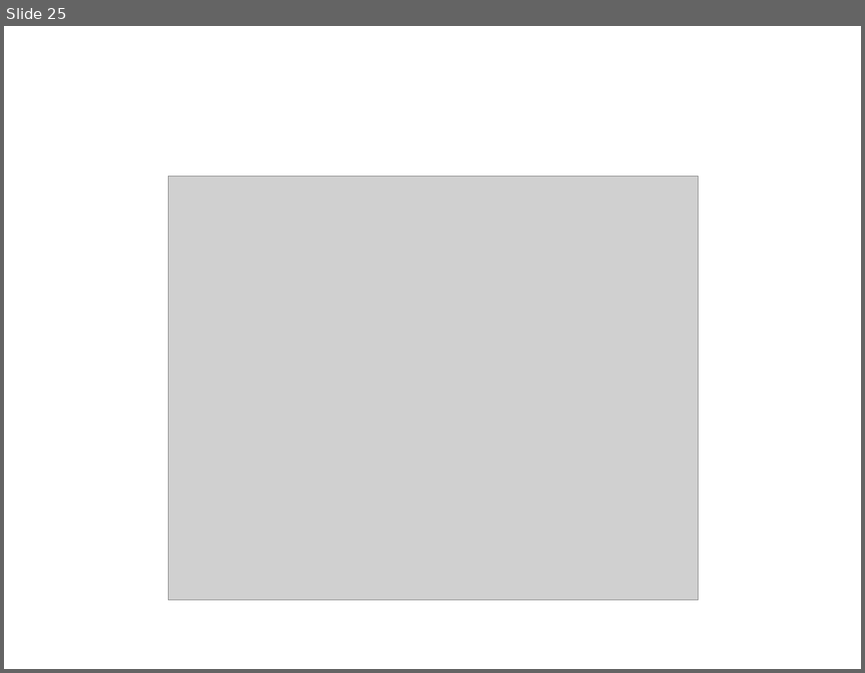
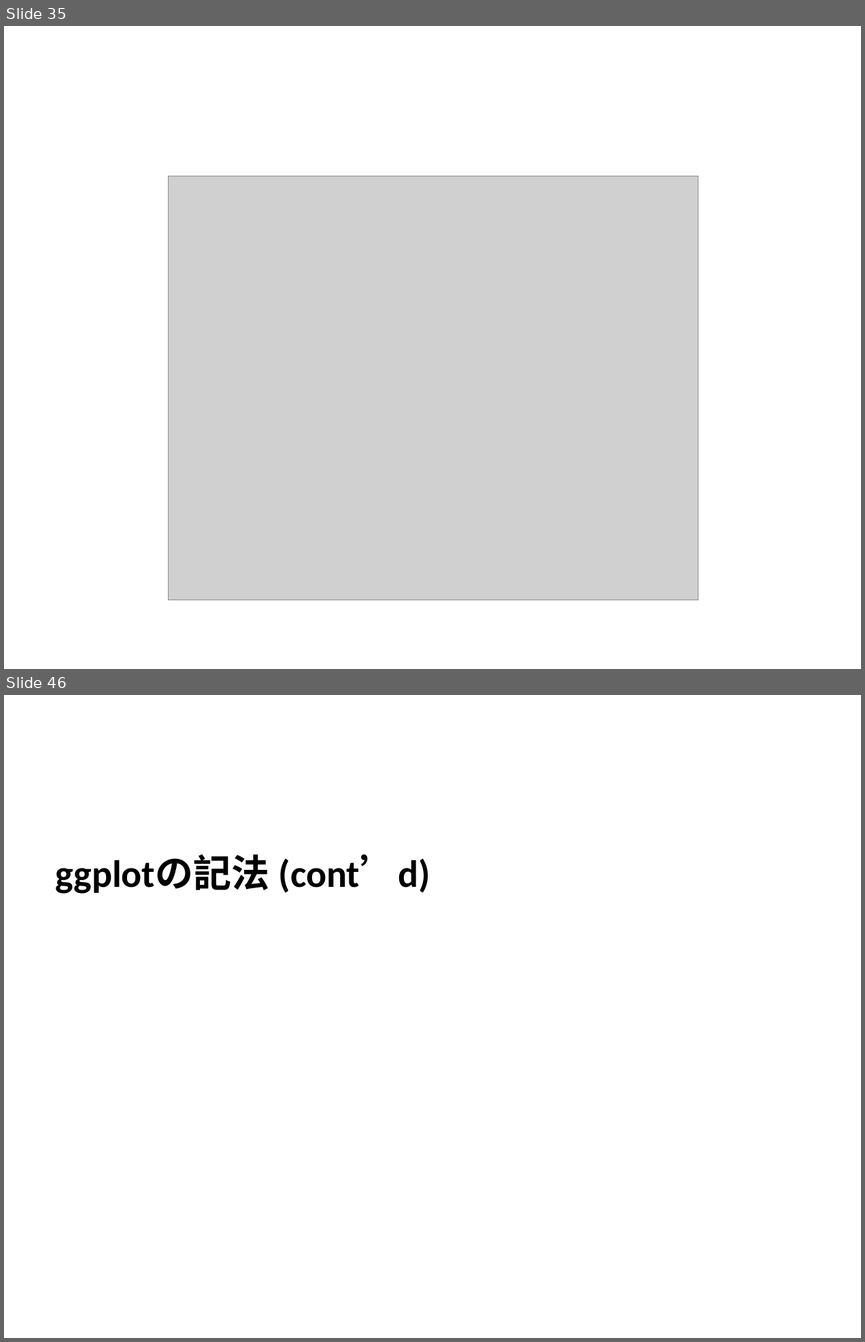
Before and after one commit to T-Reio/r_introduction, a slide deck: introduction1.pptx. Shown one above the other, each under a label of ours: slide 25 before the commit, slides 35 and 46 after it; the slides between them are not shown. The pictures are 865x673 and 865x1342 pixels, drawn with LibreOffice and Linux fonts; fonts in the diff are those of the drawing; grey boxes stand for pictures. Boxes give left, top, right and bottom in pixels: in the first picture for what was removed or moved away, otherwise in the second. Text is boxed around its words. In the diff, an @@ line names an element or a change of style, - is before the commit and + after.

```diff
--- a/introduction1.pptx
+++ b/introduction1.pptx
@@ slide 46 added at <box>4,695,861,1338</box>, background #FFFFFF @@
@@ text added at <box>56,855,430,894</box>, 32 pt, text #000000, bold @@
+ggplotの記法 (cont’d)
@@ what was slide 25 is now slide 35 @@
```
Also in this commit, not shown: 11 slides changed, 36 other slides added, 1 slide removed, 5 other files.
